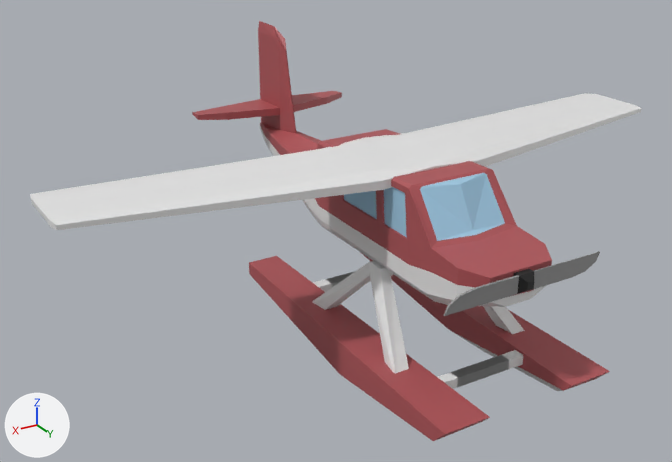
What one commit did to the Blender file public/models/hydravion.blend.
Before and after are seen from a 50 mm lens placed at (8.87, 11.96, 8.51), pointed at (0.72, -1.63, 1.71). The lights are fixed; the arrows at lower left show +X, +Y and +Z.

The first picture shows 'Body', 'Landing', 'Rotor', 'TailWings'.
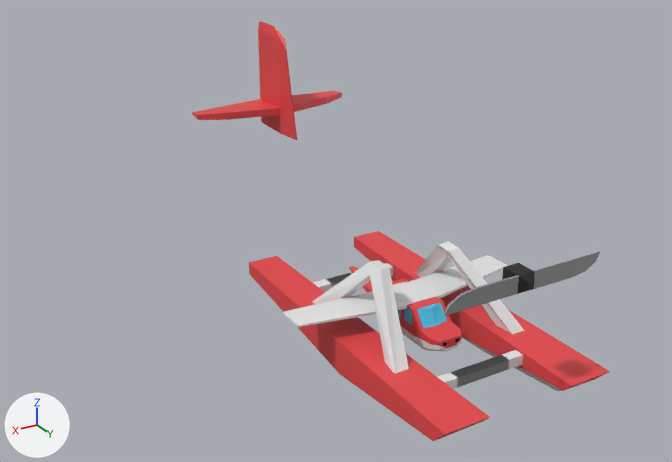
The newer file is also rescaled (x0.383), turned or shifted as a whole; pictures and numbers use the older file's frame.

Boxes (x1, y1, x2, y2) around the edits, measured in the pictures (672 x 462 px):
```json
{"object": "Body", "change": "recoloured, rescaled", "before": [30, 93, 641, 307], "after": [283, 255, 507, 351], "on screen": "63% narrower, 55% shorter"}
{"object": "Landing", "change": "recoloured", "before": [249, 231, 610, 441], "after": [249, 231, 610, 441], "on screen": "brown to red"}
{"object": "TailWings", "change": "recoloured", "before": [192, 21, 342, 140], "after": [192, 21, 342, 140], "on screen": "brown to red"}
```

Scene script edits in JSON lines:
```json
{"op": "set", "path": "mat_bodycolor.base_color", "old": "(0.426, 0.0872, 0.0963)", "new": "(0.799, 0.0595, 0.0648)", "note": "brown #af5357 -> red #e74548"}
{"op": "set", "path": "mat_window.base_color", "old": "(0.356, 0.608, 0.8)", "new": "(0.0666, 0.584, 0.88)", "note": "blue #a1cde7 -> cyan #49c9f1"}
{"block": "me_cube_005", "where": "me_cube_005.from_pydata(...)  # 249 vertices, 239 faces; spans x -14.2..14.2, y -1.9..0.8, z 3.8..8.2"}
{"block": "me_cube_005", "where": "# used by ob_body; location = (0.0, 0.0, 0.0); scale = (-0.422, 3.06, 0.422)"}
{"block": "me_cube_005", "change": "me_cube_005 part 1: the whole mesh is scaled about its middle by (-0.161, 1.17, 0.161), then moved by (0.0, -0.1, -5.5)"}
{"op": "set", "path": "ob_body.scale", "old": "(-0.422, 3.06, 0.422)", "new": "(1.0, 1.0, 1.0)"}
```
